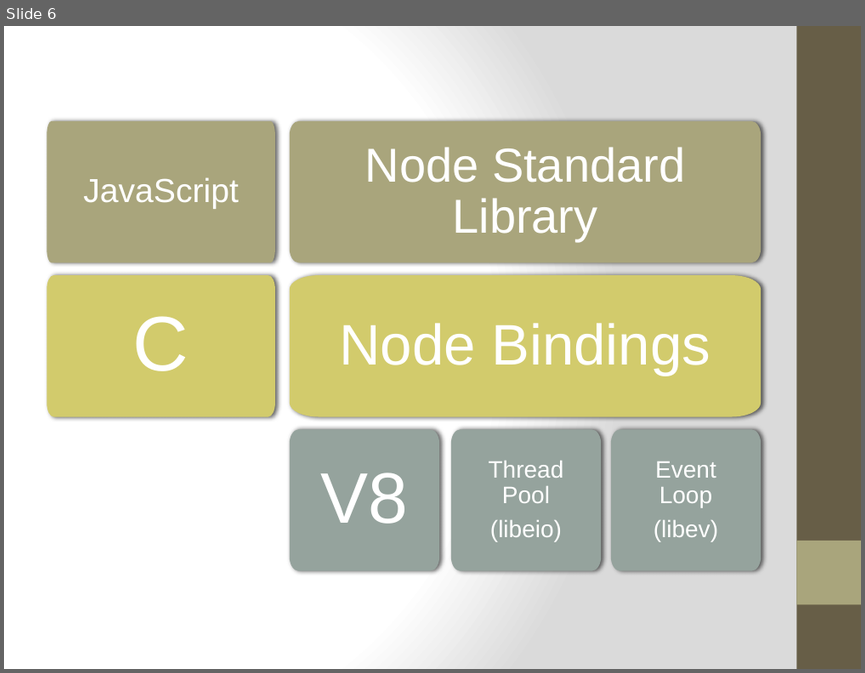
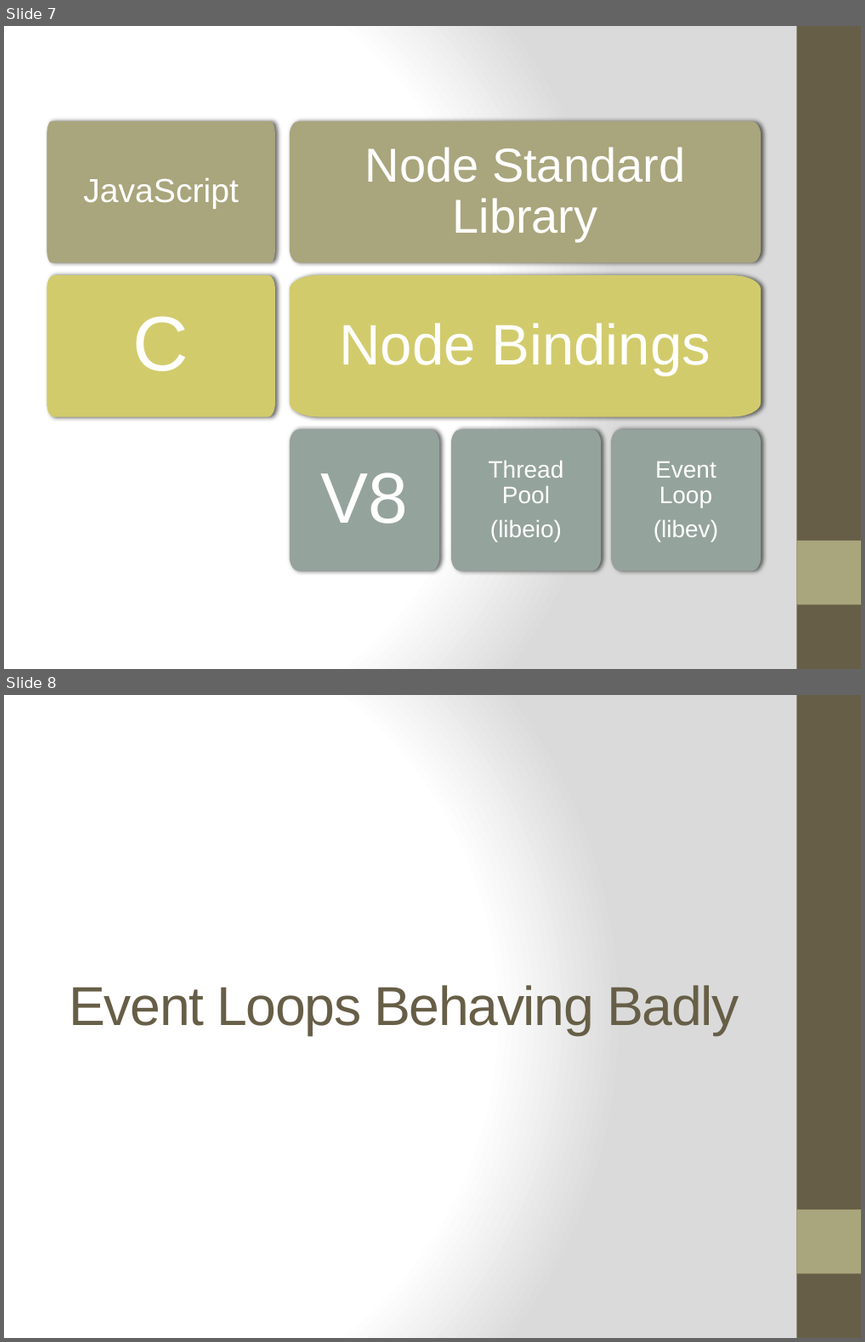
Before and after one commit to ifandelse/DevLink-2011---Getting-Started-With-Nodejs, a slide deck: PowerPoint/GettingStartedWithNodejs.pptx. Shown one above the other, each under a label of ours: slide 6 before the commit, slides 7 and 8 after it. The pictures are 865x673 and 865x1342 pixels, drawn with LibreOffice and Linux fonts; fonts in the diff are those of the drawing. Boxes give left, top, right and bottom in pixels: in the first picture for what was removed or moved away, otherwise in the second. Text is boxed around its words. In the diff, an @@ line names an element or a change of style, - is before the commit and + after.

```diff
--- a/PowerPoint/GettingStartedWithNodejs.pptx
+++ b/PowerPoint/GettingStartedWithNodejs.pptx
@@ slide 8 added at (x1=4, y1=695, x2=861, y2=1338), background gradient #FFFFFF to #DADADA; not listed: 2 template elements that a slide beside it also shows @@
@@ title added at (x1=69, y1=985, x2=738, y2=1035), 46 pt, text #675E47 @@
+Event Loops Behaving Badly
@@ what was slide 6 is now slide 7 @@
```
Also in this commit, not shown: 6 other slides added.
